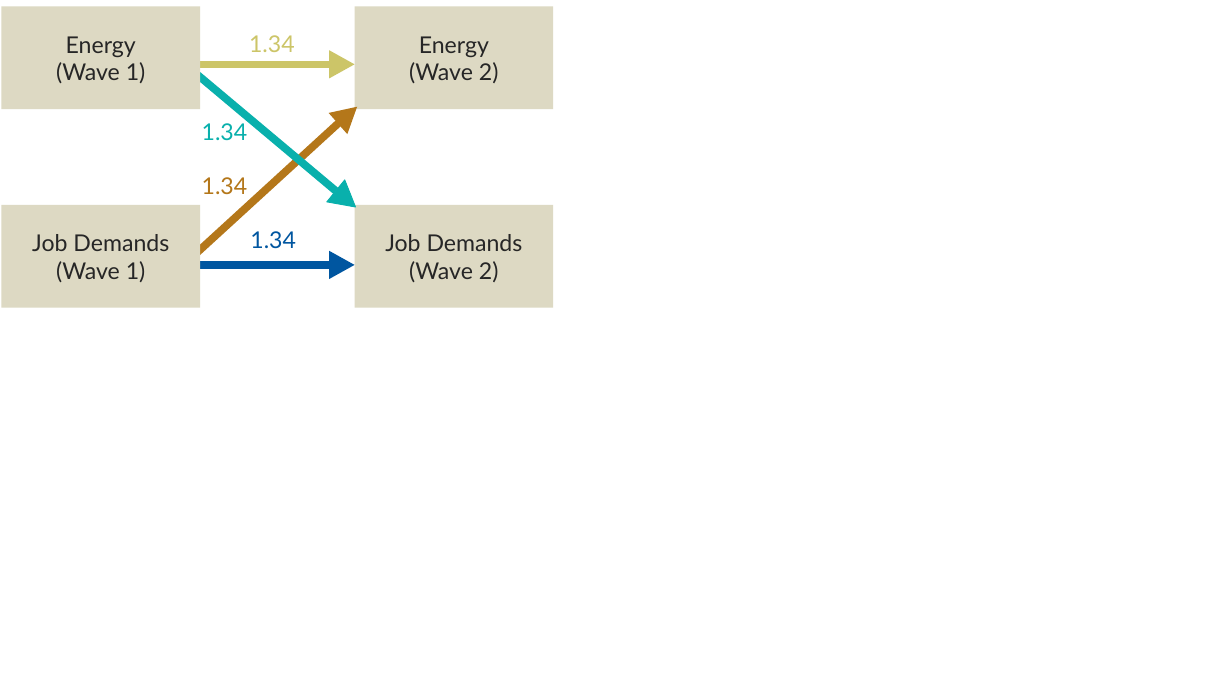
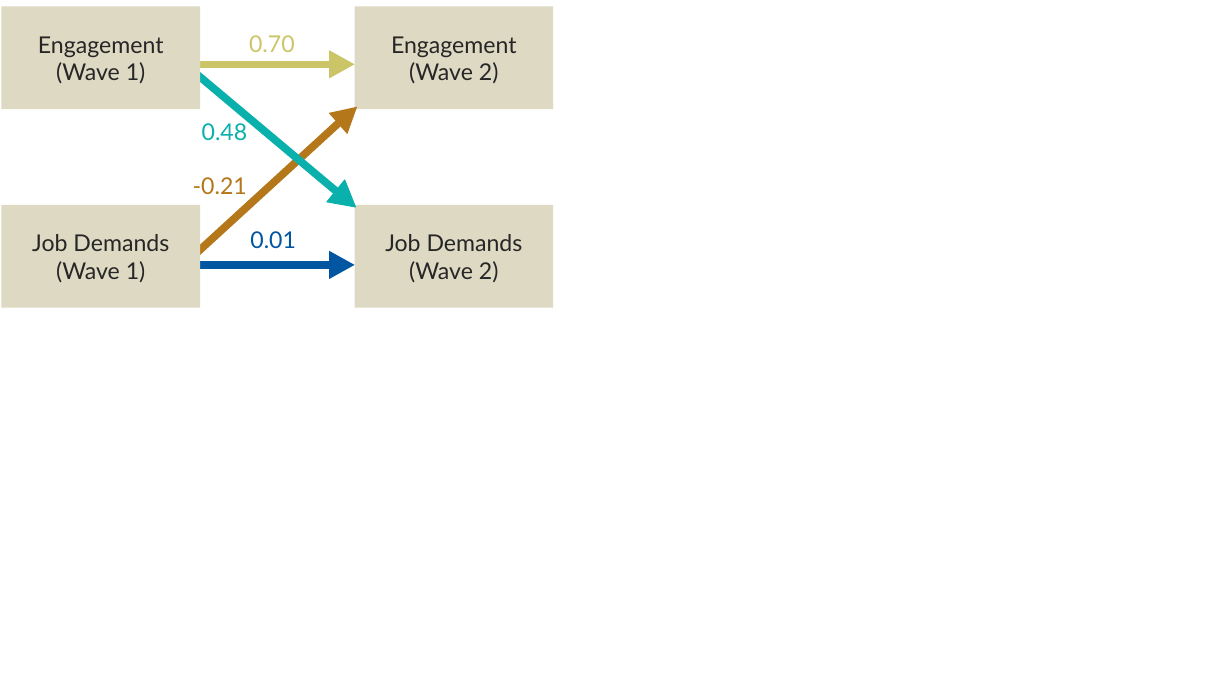
Before and after one commit to kcevers/sdbuildR, a slide deck: slide 6 of vignettes/articles/figs_jdr/sdbuildR_paper.pptx. Drawn at 1232x693 pixels with LibreOffice and Linux fonts; fonts in the diff are those of the drawing. Boxes give left, top, right and bottom in pixels: in the first picture for what was removed or moved away, otherwise in the second. Text is boxed around its words. In the diff, an @@ line names an element or a change of style, - is before the commit and + after.

```diff
--- a/vignettes/articles/figs_jdr/sdbuildR_paper.pptx
+++ b/vignettes/articles/figs_jdr/sdbuildR_paper.pptx
@@ text in rectangle at (x1=38, y1=36, x2=164, y2=83): text changed @@
-Energy
-(Wave 1)
+Engagement
+(Wave 1)
@@ text at (x1=249, y1=35, x2=295, y2=52): text changed @@
-1.34
+0.70
@@ text in rectangle at (x1=391, y1=36, x2=517, y2=83): text changed @@
-Energy
-(Wave 2)
+Engagement
+(Wave 2)
@@ text at (x1=202, y1=120, x2=248, y2=141): text changed @@
-1.34
+0.48
@@ text at (x1=193, y1=177, x2=247, y2=194): text changed @@
-1.34
+-0.21
@@ text at (x1=250, y1=231, x2=296, y2=248): text changed @@
-1.34
+0.01
```
Also in this commit, not shown: 18 other files.
